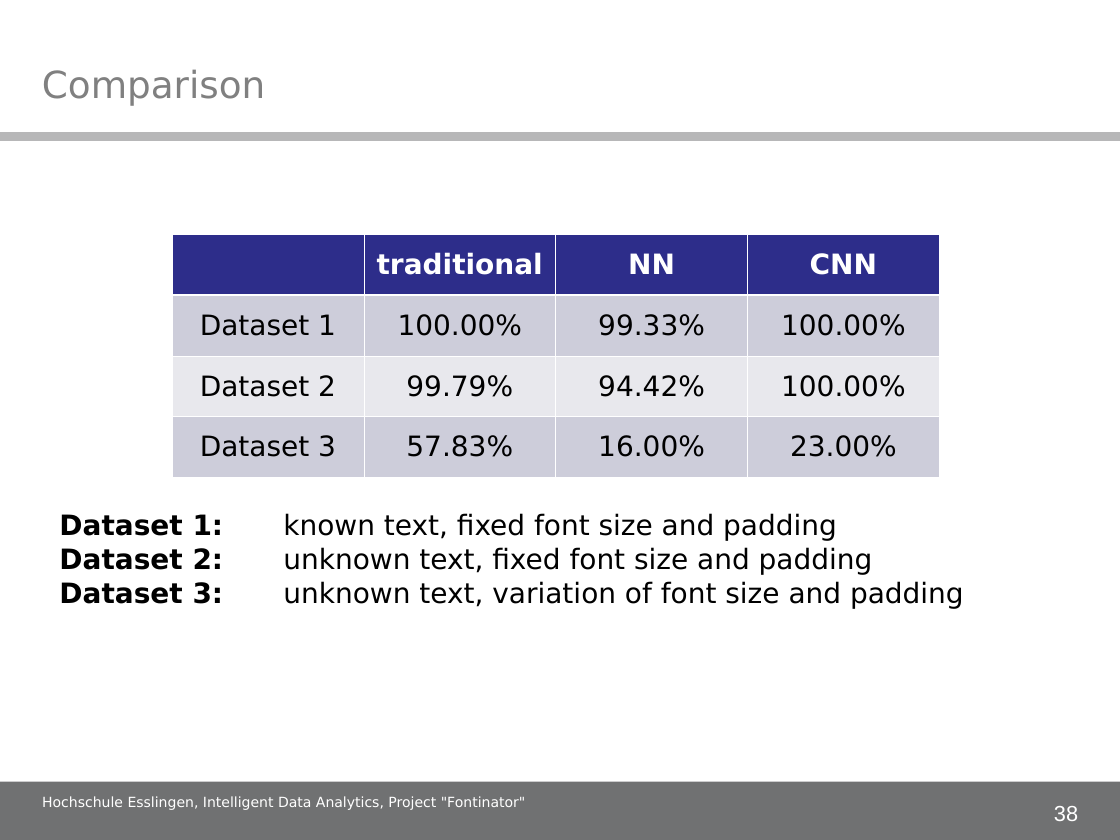
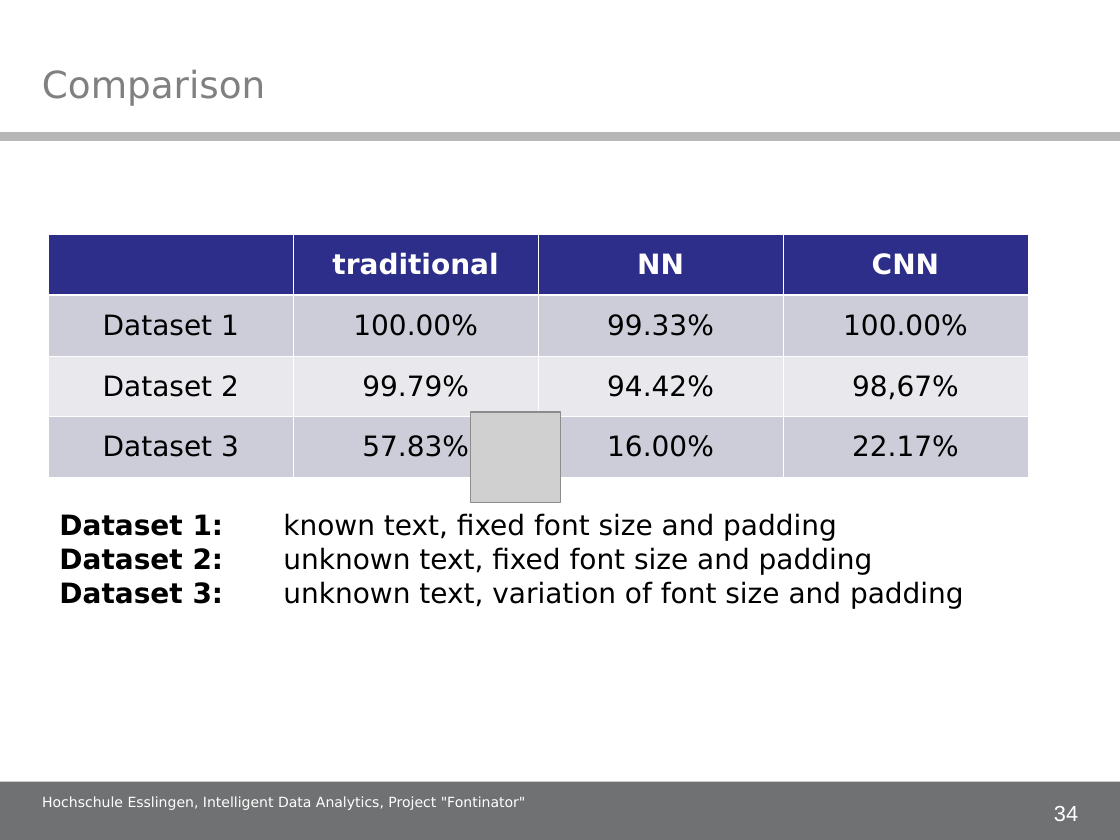
Before and after one commit to alex-ta/Fontinator, a slide deck: slide 34 of Documents/IDA_project_presentation.ppt (slide 38 before the commit). Drawn at 1120x840 pixels with LibreOffice and Linux fonts; fonts in the diff are those of the drawing; grey boxes stand for pictures; background and template pictures are left out. Boxes give left, top, right and bottom in pixels: in the first picture for what was removed or moved away, otherwise in the second. Text is boxed around its words. In the diff, an @@ line names an element or a change of style, - is before the commit and + after.

```diff
--- a/Documents/IDA_project_presentation.ppt
+++ b/Documents/IDA_project_presentation.ppt
@@ table at (48, 235, 1029, 478) @@
-row 3, column 4: 100.00%
+row 3, column 4: 98,67%
-row 4, column 4: 23.00%
+row 4, column 4: 22.17%
@@ table: place and size @@
-table at (172, 235, 939, 478)
+table at (48, 235, 1029, 478)
@@ picture added at (470, 412, 560, 503) @@
@@ page number at (1054, 806, 1078, 821): text changed @@
-38
+34
```
Also in this commit, not shown: 5 other slides changed, 4 slides added, 8 slides removed.
